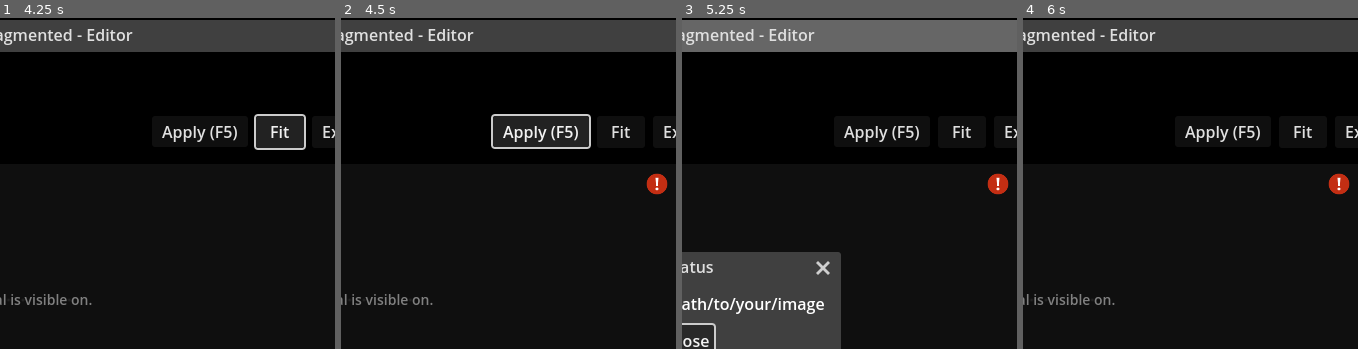
Above: before the commit, frames 1-4 (left to right).
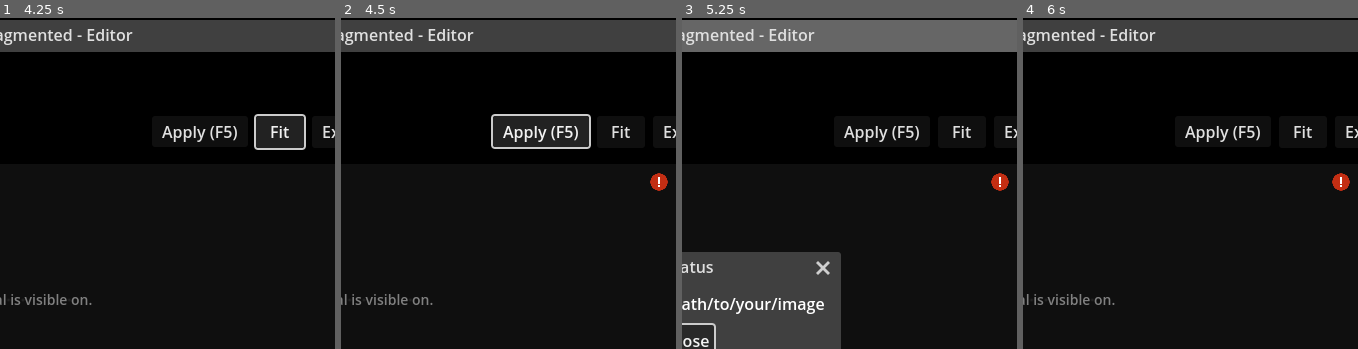
Above: after the commit, the same moments.

Repository: ChaoticByte/Fragmented
Game: Godot game, scene res://scenes/main.tscn
Two runs of this game, one before a commit and one after it. Both use one fixed random seed, a clock stepped at 60 frames per second and the inputs below.
Inputs (mouse positions are % of the whole screen's width and height, from its top left; square brackets give the same spot before the commit, where the layout moved):
- Up to frame 1 (4.25 s): click "New" at 0.5 s; click "New" at 1.25 s; click "Open" at 2 s; click "Export" at 2.75 s; click "Fit" at 3.5 s
- Up to frame 2 (4.5 s): click "Apply (F5)" at 4.25 s
- Up to frame 3 (5.25 s): click (94, 25) [93, 26] at 5 s
- Up to frame 4 (6 s): click "Open" at 5.75 s
The pictures show only the part of the screen within x 46-96%, y 1-51%; the shares and areas given below are measured in that part.

Frame 1 is identical in both runs. In frame 2, 0.2% of the frame differs, in the area x 91-98%, y 46-54%; in frame 3, 0.2%; in frame 4, 0.2%.

Commit message:
Improve size of status indicator

Diff:
--- a/scenes/ui_container.tscn
+++ b/scenes/ui_container.tscn
@@ -171,10 +171,10 @@
 anchors_preset = 1
 anchor_left = 1.0
 anchor_right = 1.0
-offset_left = -80.0
+offset_left = -76.0
 offset_top = 56.0
 offset_right = -56.0
-offset_bottom = 80.0
+offset_bottom = 76.0
 grow_horizontal = 0
 disabled = true
 ignore_texture_size = true
